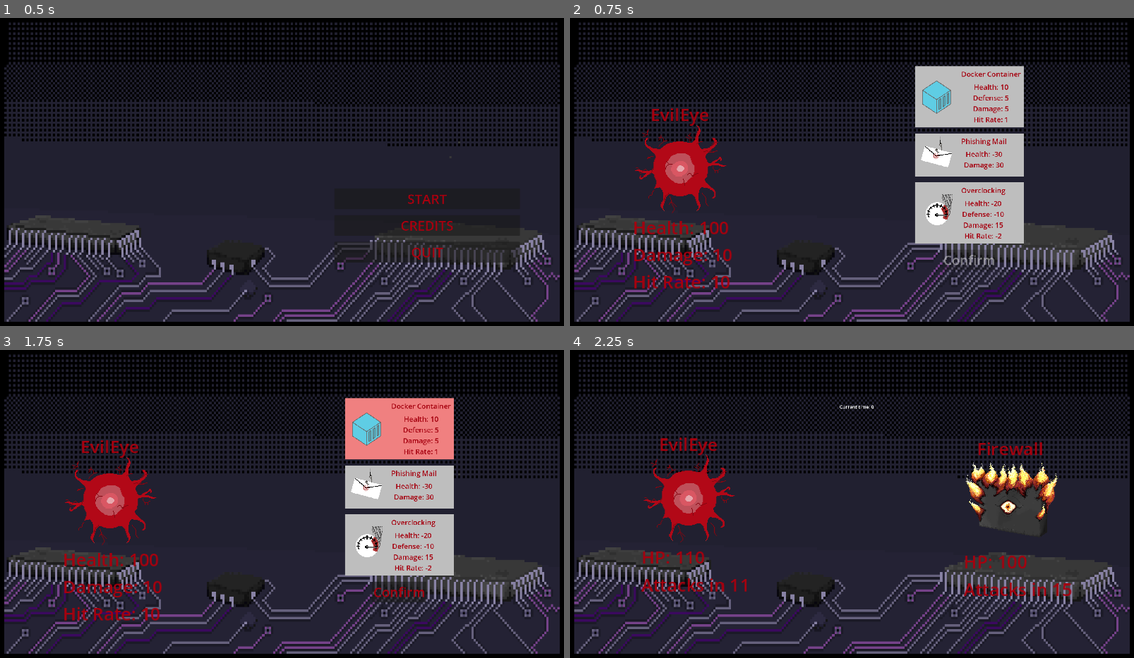
Above: before the commit, frames 1-4 (two rows, left to right).
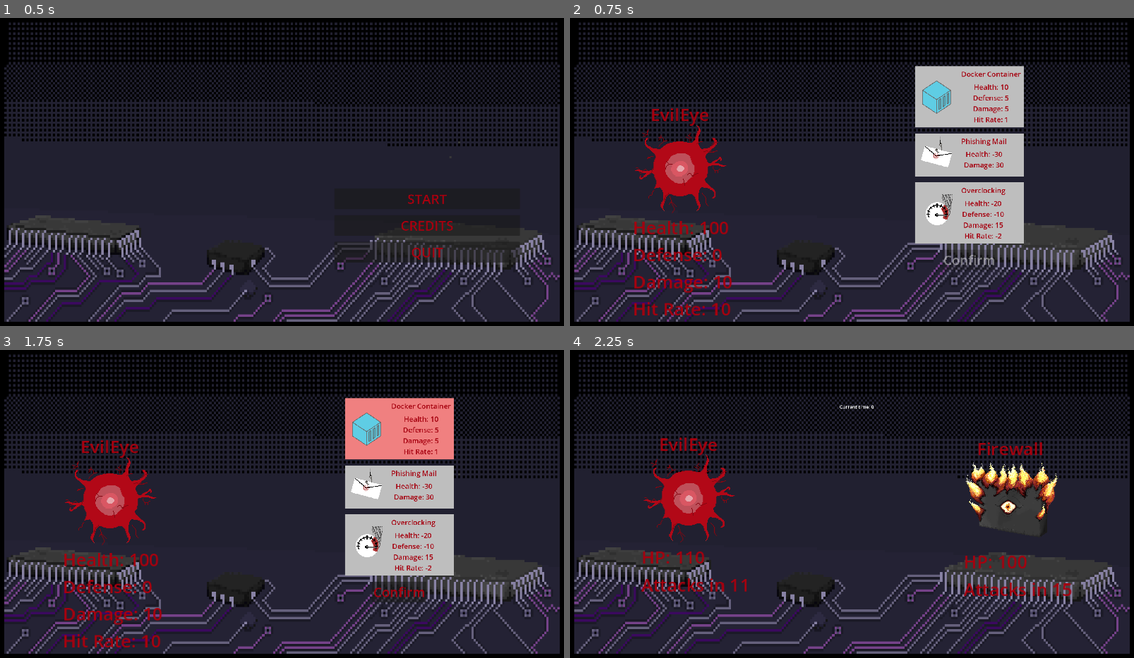
Above: after the commit, the same moments.

Repository: TheJustikar/piratesoftware-gamejam-16
Game: Godot game, scene res://Scenes/MainMenu/MainMenuScene.tscn
The game is run twice, just before and just after one commit, with the same random seed, the same clock (stepped at 60 frames per second) and the same inputs.
Inputs (mouse positions are in pixels of both pictures, inside the frame that each line leads up to):
- Up to frame 1 (0.5 s): no input
- Up to frame 2 (0.75 s): click "START" at 0.5 s
- Up to frame 3 (1.75 s): tap Enter at 1.25 s; move the mouse to (400, 430) at 1.27 s; click (400, 430) at 1.42 s
- Up to frame 4 (2.25 s): click "Confirm" at 2 s

Frame 1 is identical in both runs. In frame 2, 0.9% of the frame differs, in the area x 11-29%, y 74-97%; in frame 3, 0.9%; in frame 4, nothing differs.

Commit message:
fix character stats string

Diff:
--- a/GameObjects/Characters/BaseCharacter.gd
+++ b/GameObjects/Characters/BaseCharacter.gd
@@ -35,22 +35,8 @@
 
 
 func getStatsString() -> String:
-	var stats = ""
-	if health != 0:
-		stats += "Health: %s" % health
-	if defense != 0:
-		if stats.is_empty() == false:
-			stats += "\n"
-		stats += "Defense: %s" % defense
-	if damage != 0:
-		if stats.is_empty() == false:
-			stats += "\n"
-		stats += "Damage: %s" % damage
-	if hitRate != 0:
-		if stats.is_empty() == false:
-			stats += "\n"
-		stats += "Hit Rate: %s" % hitRate
-
-	if stats.is_empty():
-		stats = "Nothing"
-	return stats
+	return """Health: %s
+	Defense: %s
+	Damage: %s
+	Hit Rate: %s
+	""" % [health, defense, damage, hitRate]
